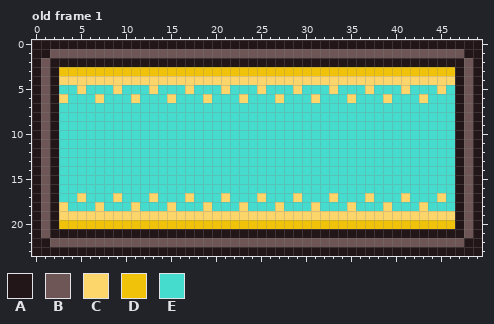
File history of a pixel-art file, Project Games/Project Mini Farm Simulator/Aseprite/basic UI/Weather_UI.aseprite. Above is the file before it was changed.
50x24 pixels, 3 frames. Shown: old frame 1. The commit also changed other frames, which this record leaves out.
Visible layers, top first: "inside art", "border".
Palette (. is transparent): A #231618  B #6e5657  C #fcd56b  D #f0c209  E #46dccd
Pixels before, old frame 1, first column x 0:
 0 AAAAAAAAAAAAAAAAAAAAAAAAAAAAAAAAAAAAAAAAAAAAAAAAAA
 1 AABBBBBBBBBBBBBBBBBBBBBBBBBBBBBBBBBBBBBBBBBBBBBBAA
 2 ABAAAAAAAAAAAAAAAAAAAAAAAAAAAAAAAAAAAAAAAAAAAAAABA
 3 ABADDDDDDDDDDDDDDDDDDDDDDDDDDDDDDDDDDDDDDDDDDDDABA
 4 ABACCCCCCCCCCCCCCCCCCCCCCCCCCCCCCCCCCCCCCCCCCCCABA
 5 ABAEECEEECEEECEEECEEECEEECEEECEEECEEECEEECEEECEABA
 6 ABACEEECEEECEEECEEECEEECEEECEEECEEECEEECEEECEEEABA
 7 ABAEEEEEEEEEEEEEEEEEEEEEEEEEEEEEEEEEEEEEEEEEEEEABA
 8 ABAEEEEEEEEEEEEEEEEEEEEEEEEEEEEEEEEEEEEEEEEEEEEABA
 9 ABAEEEEEEEEEEEEEEEEEEEEEEEEEEEEEEEEEEEEEEEEEEEEABA
10 ABAEEEEEEEEEEEEEEEEEEEEEEEEEEEEEEEEEEEEEEEEEEEEABA
11 ABAEEEEEEEEEEEEEEEEEEEEEEEEEEEEEEEEEEEEEEEEEEEEABA
12 ABAEEEEEEEEEEEEEEEEEEEEEEEEEEEEEEEEEEEEEEEEEEEEABA
13 ABAEEEEEEEEEEEEEEEEEEEEEEEEEEEEEEEEEEEEEEEEEEEEABA
14 ABAEEEEEEEEEEEEEEEEEEEEEEEEEEEEEEEEEEEEEEEEEEEEABA
15 ABAEEEEEEEEEEEEEEEEEEEEEEEEEEEEEEEEEEEEEEEEEEEEABA
16 ABAEEEEEEEEEEEEEEEEEEEEEEEEEEEEEEEEEEEEEEEEEEEEABA
17 ABAEECEEECEEECEEECEEECEEECEEECEEECEEECEEECEEECEABA
18 ABACEEECEEECEEECEEECEEECEEECEEECEEECEEECEEECEEEABA
19 ABACCCCCCCCCCCCCCCCCCCCCCCCCCCCCCCCCCCCCCCCCCCCABA
20 ABADDDDDDDDDDDDDDDDDDDDDDDDDDDDDDDDDDDDDDDDDDDDABA
21 ABAAAAAAAAAAAAAAAAAAAAAAAAAAAAAAAAAAAAAAAAAAAAAABA
22 AABBBBBBBBBBBBBBBBBBBBBBBBBBBBBBBBBBBBBBBBBBBBBBAA
23 AAAAAAAAAAAAAAAAAAAAAAAAAAAAAAAAAAAAAAAAAAAAAAAAAA
After the commit:
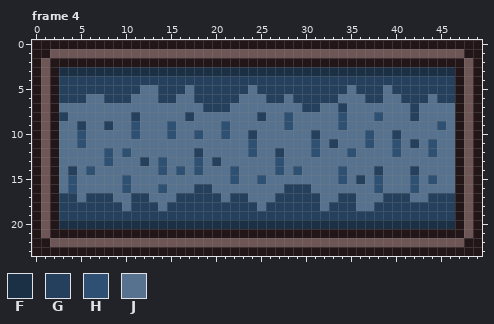
Colours new in this view: F #1b3045  G #24405c  H #2e5073  J #57728f
A new or re-ordered frame is compared with the old frame closest to it.
Changes in this commit:
frames 3 -> 5
Changed rows in their new state; - is an unchanged pixel.
Frame 4 is new; against old frame 1, layer "inside art":
first column x 3:
 3 FFFFFFFFFFFFFFFFFFFFFFFFFFFFFFFFFFFFFFFFFFFF
 4 GGGGGGGGGGGGGGGGGGGGGGGGGGGGGGGGGGGGGGGGGGGG
 5 GGGGGGGGGJJGGGJGGGGGGJGGGGGGGGGGJGGGJGGGGGGG
 6 GGGJJGGGJJJGGJJGGGGGJJJGGJGGGGGJJJGGJJGGGJGG
 7 JJJJJJJJJJJJJJJJGGGJJJJJJJJGGJJGJJJJJJJGJJJJ
 8 GJJJJJJJGJJJJJGJJJJJJJGJJHJJJJJHJJJHJJJGJJJJ
 9 JJGJJGJJHJJJHJJJJJHJJJJJJHJJJJJHJJJJJJJJJJHJ
10 JJHJJJJJHJJJHJJHJJHJJGJJJJJJGJJJJJHJJGJJJJJJ
11 JJHJJJJJJJJJJJJJJJJJJHJJJJJJHJGJJJHJJHJGJHJJ
12 JJJJJHJHJJJJJJJGJJJJJHJJGJJJHJJJHJJJJHJJJHJJ
13 JJJJJHJJJGJHJJJHJGJJJJJJHJJJJJJJJJJJJJJJJJJJ
14 JGJHJJJJJJJHJHJHJJJHJJJJHJHJJJJHJJJGJJJGJJJJ
15 JHJJJJJHJJJJJJJJJJJHJJHJJJJJJJJHJGJHJJJHJHJJ
16 JHJJJJJHJJJHJJJGGJJJJJJJJGGGJJJJJJJHJJJHJJJJ
17 GGJGGGJJGGJJJGGGGGJGGJJJGGGGGJJGGJJJGGGJJGGG
18 GGGGGGGJGGGJGGGGGGGGGGJGGGGGGJGGGJJGGGGGGGGG
19 GGGGGGGGGGGGGGGGGGGGGGGGGGGGGGGGGGGGGGGGGGGG
20 FFFFFFFFFFFFFFFFFFFFFFFFFFFFFFFFFFFFFFFFFFFF
Pixel boxes of the changes (left, top, right, bottom) in both pictures:
changed: (59, 67, 455, 229)
